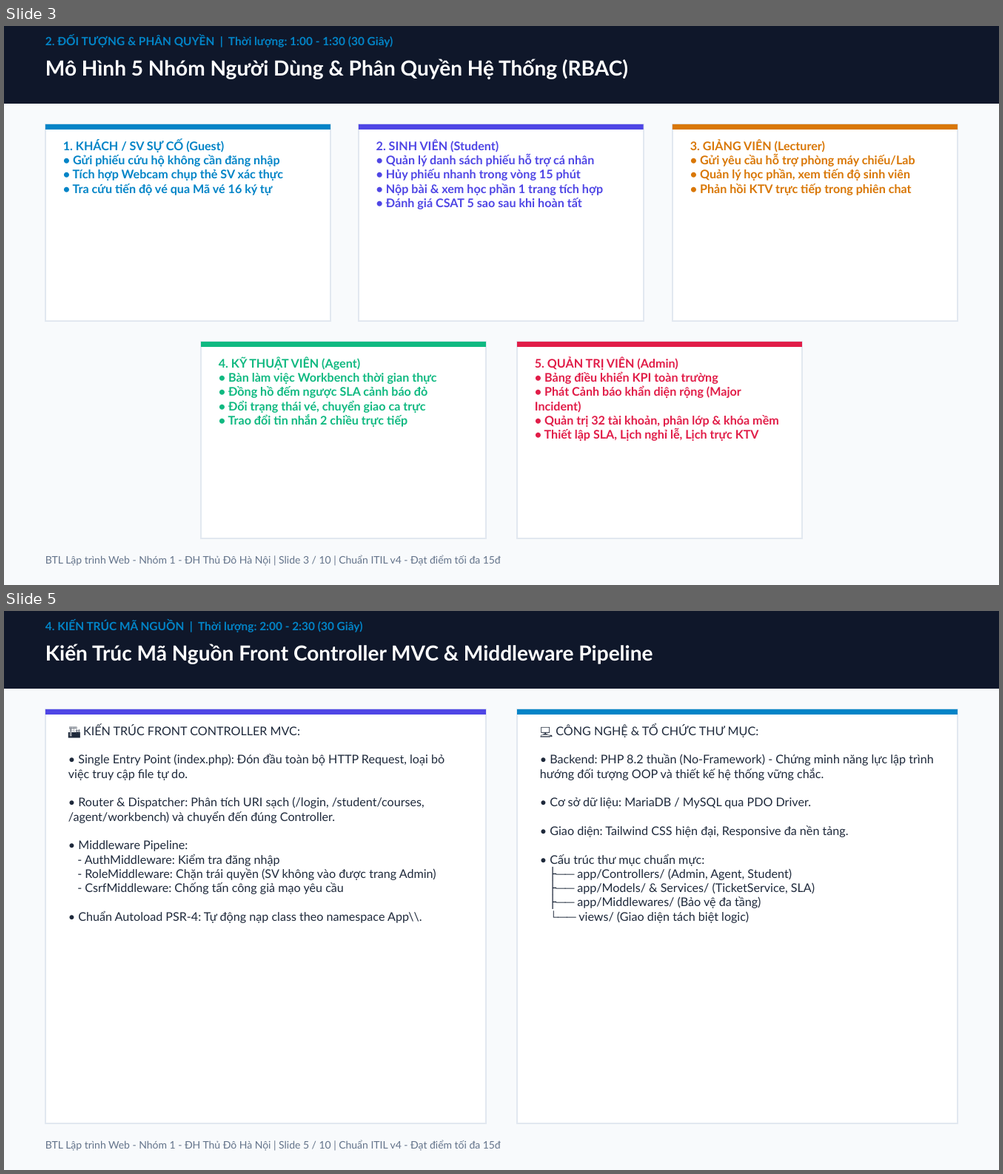
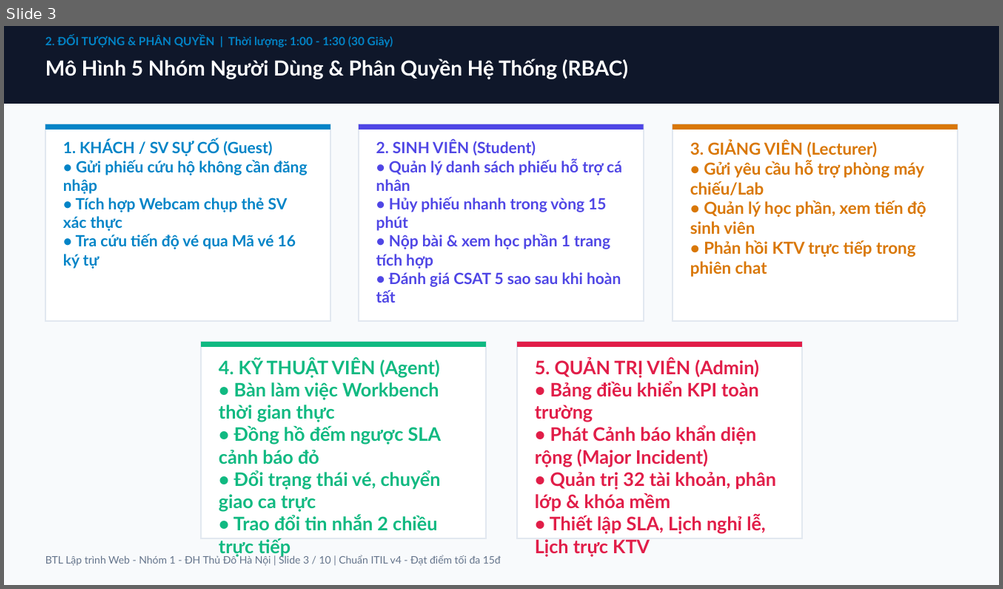
Before and after one commit to trlinhhhhcopp/bai-tap-lon-lap-trinh-web-nhom1, a slide deck: docs/Bao_Ve_BTL_Nhom1_Helpdesk_5Phut_15Diem.pptx. Shown one above the other, each under a label of ours: slides 3 and 5 before the commit, slide 3 after it; the slides between them are not shown. The pictures are 1003x1174 and 1003x589 pixels, drawn with LibreOffice and Linux fonts; fonts in the diff are those of the drawing. Boxes give left, top, right and bottom in pixels: in the first picture for what was removed or moved away, otherwise in the second. Text is boxed around its words. In the diff, an @@ line names an element or a change of style, - is before the commit and + after.

```diff
--- a/docs/Bao_Ve_BTL_Nhom1_Helpdesk_5Phut_15Diem.pptx
+++ b/docs/Bao_Ve_BTL_Nhom1_Helpdesk_5Phut_15Diem.pptx
@@ slide 5 removed at <box>4,611,999,1170</box>, background #FFFFFF @@
@@ rectangle removed at <box>4,611,999,1170</box> @@
@@ rectangle removed at <box>4,611,999,689</box> @@
@@ text removed at <box>45,620,363,632</box> @@
-4. KIẾN TRÚC MÃ NGUỒN | Thời lượng: 2:00 - 2:30 (30 Giây)
@@ text removed at <box>45,644,652,664</box> @@
-Kiến Trúc Mã Nguồn Front Controller MVC & Middleware Pipeline
@@ rectangle removed at <box>45,709,486,1125</box> @@
@@ rectangle removed at <box>45,709,486,715</box> @@
@@ rectangle removed at <box>518,709,958,1125</box> @@
@@ rectangle removed at <box>518,709,958,715</box> @@
@@ text removed at <box>68,724,444,923</box> @@
-🏗 KIẾN TRÚC FRONT CONTROLLER MVC:
-• Single Entry Point (index.php): Đón đầu toàn bộ HTTP Request, loại bỏ việc truy cập file tự do.
-• Router & Dispatcher: Phân tích URI sạch (/login, /student/courses, /agent/workbench) và chuyển đến đúng Controller.
-• Middleware Pipeline:
-- AuthMiddleware: Kiểm tra đăng nhập
-- RoleMiddleware: Chặn trái quyền (SV không vào được trang Admin)
-- CsrfMiddleware: Chống tấn công giả mạo yêu cầu
-• Chuẩn Autoload PSR-4: Tự động nạp class theo namespace App\\.
@@ text removed at <box>540,724,933,923</box> @@
-💻 CÔNG NGHỆ & TỔ CHỨC THƯ MỤC:
-• Backend: PHP 8.2 thuần (No-Framework) - Chứng minh năng lực lập trình hướng đối tượng OOP và thiết kế hệ thống vững chắc.
-• Cơ sở dữ liệu: MariaDB / MySQL qua PDO Driver.
-• Giao diện: Tailwind CSS hiện đại, Responsive đa nền tảng.
-• Cấu trúc thư mục chuẩn mực:
-├── app/Controllers/ (Admin, Agent, Student)
-├── app/Models/ & Services/ (TicketService, SLA)
-├── app/Middlewares/ (Bảo vệ đa tầng)
-└── views/ (Giao diện tách biệt logic)
@@ text removed at <box>45,1140,501,1151</box> @@
-BTL Lập trình Web - Nhóm 1 - ĐH Thủ Đô Hà Nội | Slide 5 / 10 | Chuẩn ITIL v4 - Đạt điểm tối đa 15đ
@@ slide 3 changed as well @@
@@ text "1. KHÁCH / SV SỰ ..." at <box>63,140,307,269</box>: size 11.5 to 15 pt @@
@@ text "2. SINH VIÊN (Student) • ..." at <box>376,140,622,303</box>: size 11.5 to 15 pt @@
@@ text "3. GIẢNG VIÊN (Lecturer) • ..." at <box>690,140,926,277</box>: size 11.5 to 16 pt @@
@@ text "4. KỸ THUẬT VIÊN (Agent) ..." at <box>219,358,441,557</box>: size 11.5 to 18 pt @@
@@ text "5. QUẢN TRỊ VIÊN (Admin) ..." at <box>535,358,777,557</box>: size 11.5 to 18 pt @@
```
Also in this commit, not shown: 7 other slides changed, 4 other files.
